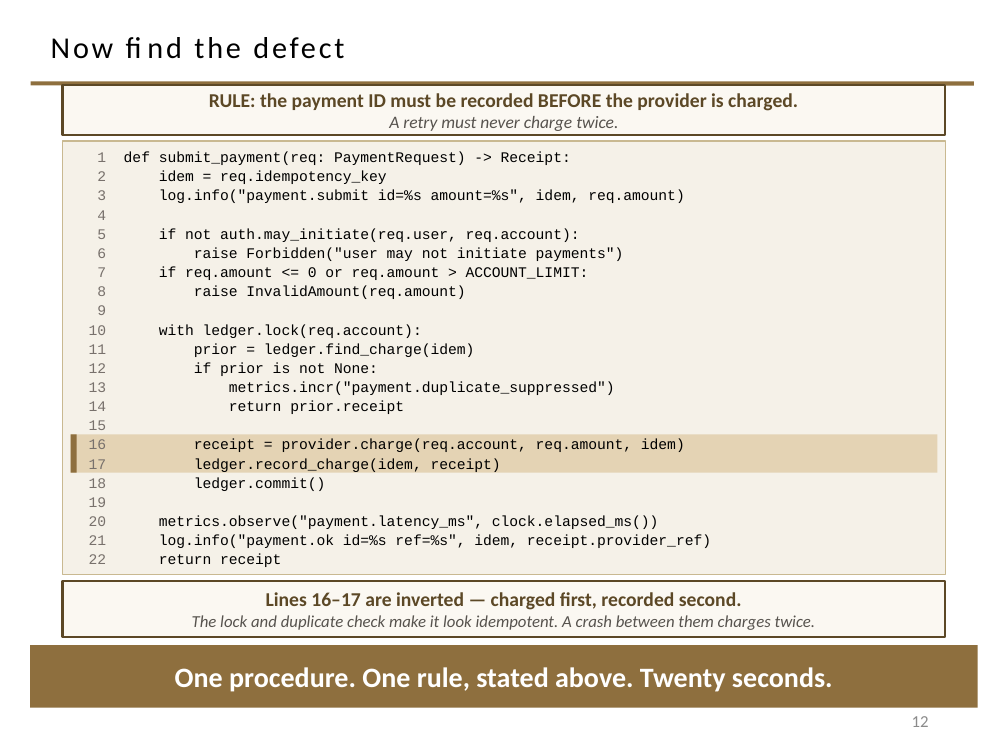
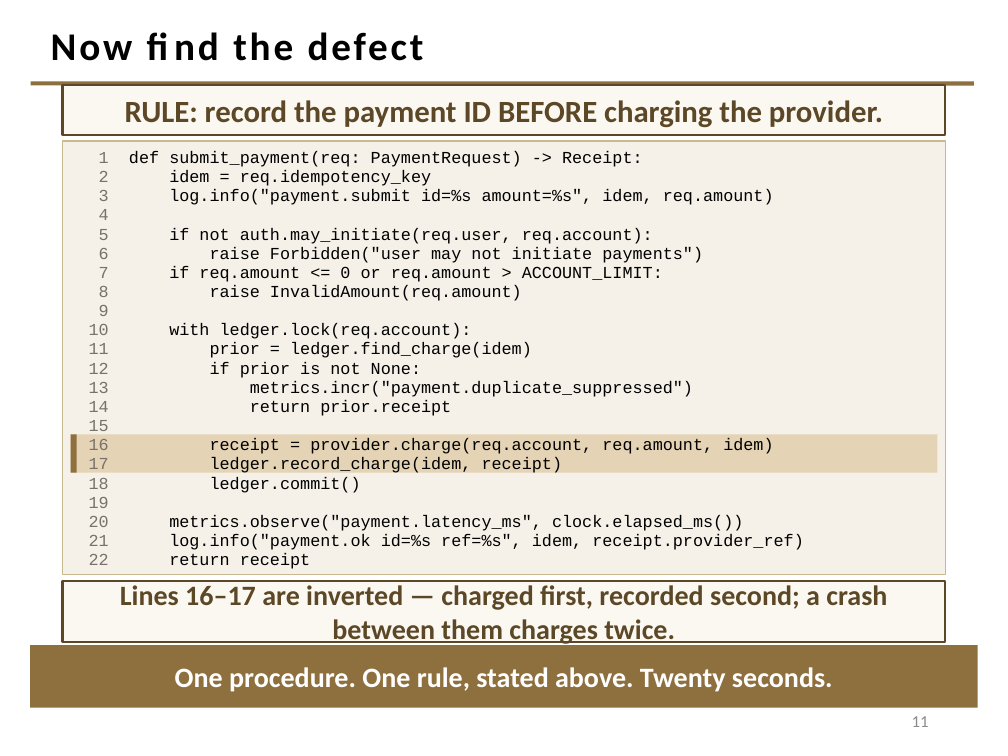
Before and after one commit to davisjam/model-based-agentic-software-engineering, a slide deck: slide 11 of course/lectures/act-1-foundations/08-validation/1-8-Validation.pptx (slide 12 before the commit). Drawn at 1008x756 pixels with LibreOffice and Linux fonts; fonts in the diff are those of the drawing; background and template pictures are left out. Boxes give left, top, right and bottom in pixels: in the first picture for what was removed or moved away, otherwise in the second. Text is boxed around its words. In the diff, an @@ line names an element or a change of style, - is before the commit and + after.

```diff
--- a/course/lectures/act-1-foundations/08-validation/1-8-Validation.pptx
+++ b/course/lectures/act-1-foundations/08-validation/1-8-Validation.pptx
@@ title "Now find the defect" at (51, 32, 424, 61): size 21.6 to 28 pt, bold on @@
@@ text in rectangle at (125, 100, 883, 128): text changed; size 14 to 22 pt @@
-RULE: the payment ID must be recorded BEFORE the provider is charged.
-A retry must never charge twice.
+RULE: record the payment ID BEFORE charging the provider.
@@ size 10.5 to 12 pt in 22 elements at (99, 151, 643, 167), (99, 170, 431, 186), (99, 189, 774, 205), (99, 209, 109, 220), (99, 228, 653, 244), (99, 247, 703, 263), (99, 266, 663, 282), (99, 285, 522, 301), (99, 305, 109, 316), (89, 323, 472, 339), (89, 342, 532, 358), (89, 362, 421, 378), (89, 381, 693, 397), (89, 400, 451, 416), (89, 420, 109, 437), (89, 438, 773, 454), (89, 457, 563, 475), (89, 477, 361, 493), (89, 497, 109, 508), (89, 515, 743, 531), (89, 534, 804, 550), (89, 553, 311, 569) @@
@@ rectangle "Lines 16–17 are inverted — ...": place and size @@
-rectangle "Lines 16–17 are inverted — ..." at (62, 581, 946, 637)
+rectangle "Lines 16–17 are inverted — ..." at (62, 581, 946, 642)
@@ text in rectangle at (120, 585, 887, 646): text changed; size 12 to 20 pt; text colour #57534E to #5C4826; bold on; italic off @@
-Lines 16–17 are inverted — charged first, recorded second.
-The lock and duplicate check make it look idempotent. A crash between them charges twice.
+Lines 16–17 are inverted — charged first, recorded second; a crash between them charges twice.
@@ page number at (912, 716, 929, 727): text changed @@
-12
+11
```
Also in this commit, not shown: 26 other slides changed, 1 slide added, 1 slide removed.
